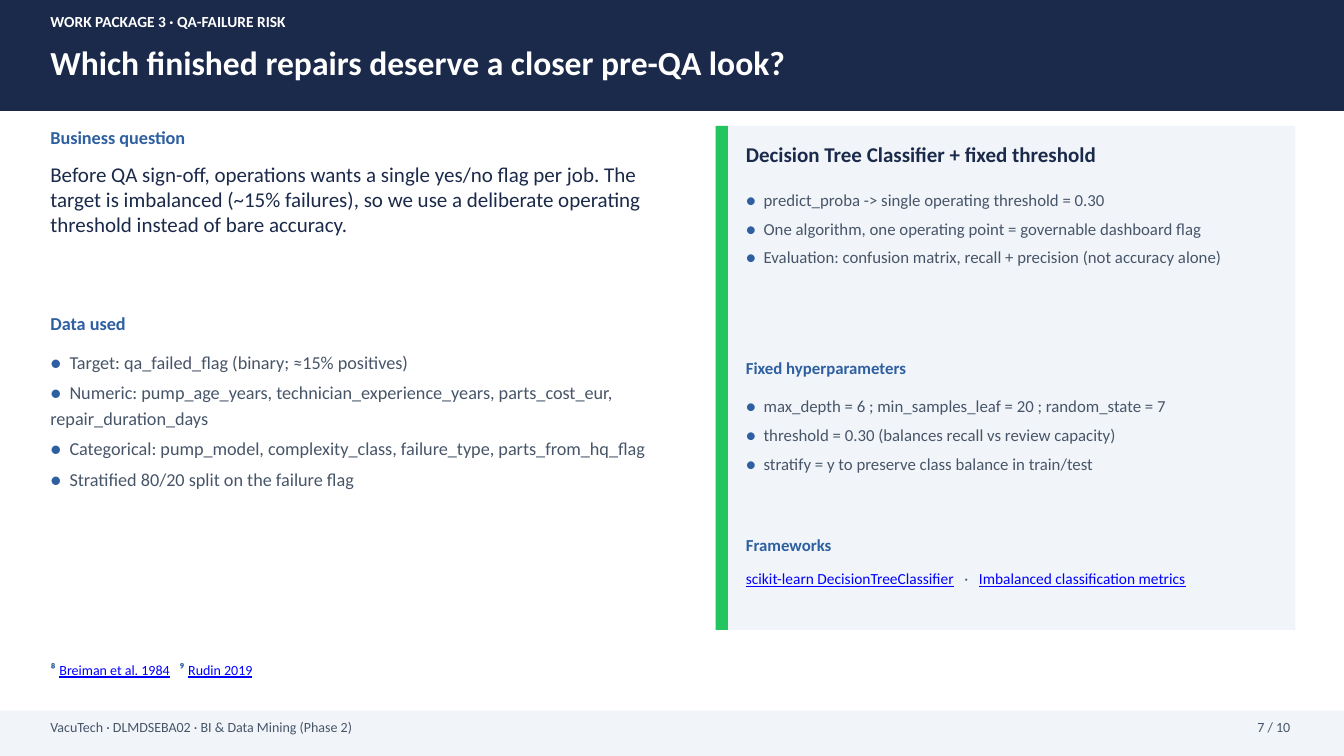
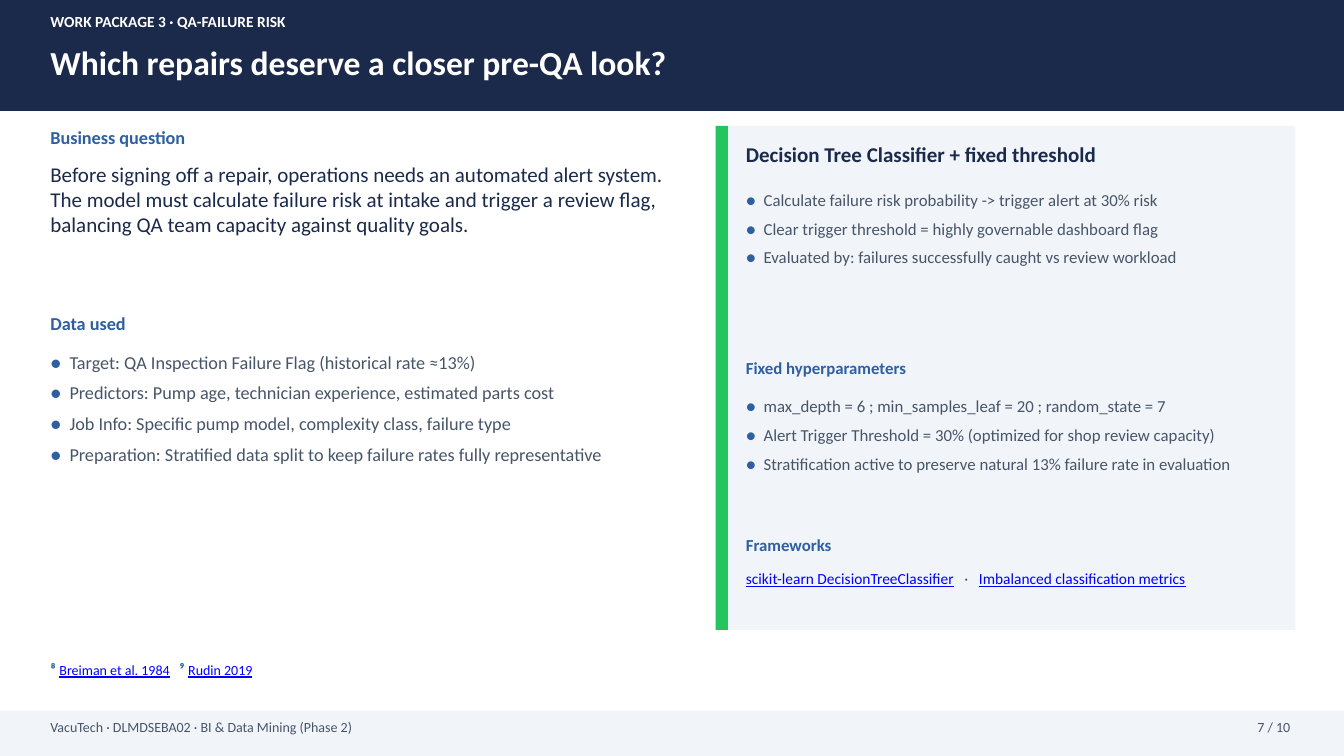
Before and after one commit to jaysplen/bi1_project_v3, a slide deck: slide 7 of PRESENTATION.pptx. Drawn at 1344x756 pixels with LibreOffice and Linux fonts; fonts in the diff are those of the drawing. Boxes give left, top, right and bottom in pixels: in the first picture for what was removed or moved away, otherwise in the second. Text is boxed around its words. In the diff, an @@ line names an element or a change of style, - is before the commit and + after.

```diff
--- a/PRESENTATION.pptx
+++ b/PRESENTATION.pptx
@@ text at box(50, 51, 666, 81): text changed @@
-Which finished repairs deserve a closer pre-QA look?
+Which repairs deserve a closer pre-QA look?
@@ text at box(50, 167, 662, 236): text changed @@
-Before QA sign-off, operations wants a single yes/no flag per job. The target is imbalanced (~15% failures), so we use a deliberate operating threshold instead of bare accuracy.
+Before signing off a repair, operations needs an automated alert system. The model must calculate failure risk at intake and trigger a review flag, balancing QA team capacity against quality goals.
@@ text at box(764, 194, 1177, 266): text changed @@
-● predict_proba -> single operating threshold = 0.30
-● One algorithm, one operating point = governable dashboard flag
-● Evaluation: confusion matrix, recall + precision (not accuracy alone)
+● Calculate failure risk probability -> trigger alert at 30% risk
+● Clear trigger threshold = highly governable dashboard flag
+● Evaluated by: failures successfully caught vs review workload
@@ text at box(70, 356, 602, 464): text changed @@
-● Target: qa_failed_flag (binary; ≈15% positives)
-● Numeric: pump_age_years, technician_experience_years, parts_cost_eur, repair_duration_days
-● Categorical: pump_model, complexity_class, failure_type, parts_from_hq_flag
-● Stratified 80/20 split on the failure flag
+● Target: QA Inspection Failure Flag (historical rate ≈13%)
+● Predictors: Pump age, technician experience, estimated parts cost
+● Job Info: Specific pump model, complexity class, failure type
+● Preparation: Stratified data split to keep failure rates fully representative
@@ text at box(764, 429, 1230, 473): text changed @@
-● threshold = 0.30 (balances recall vs review capacity)
-● stratify = y to preserve class balance in train/test
+● Alert Trigger Threshold = 30% (optimized for shop review capacity)
+● Stratification active to preserve natural 13% failure rate in evaluation
```
Also in this commit, not shown: 5 other slides changed, 2 other files.
